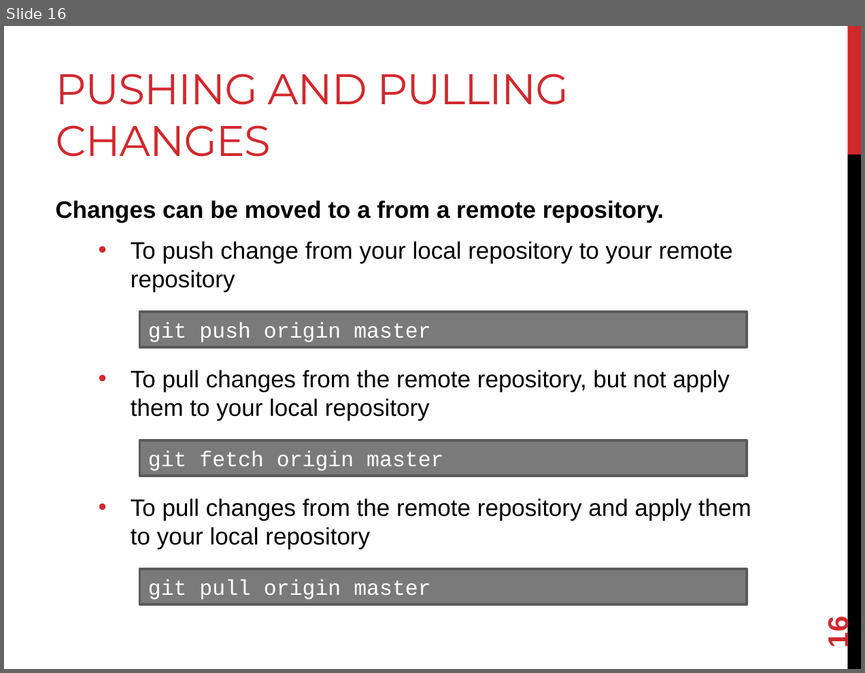
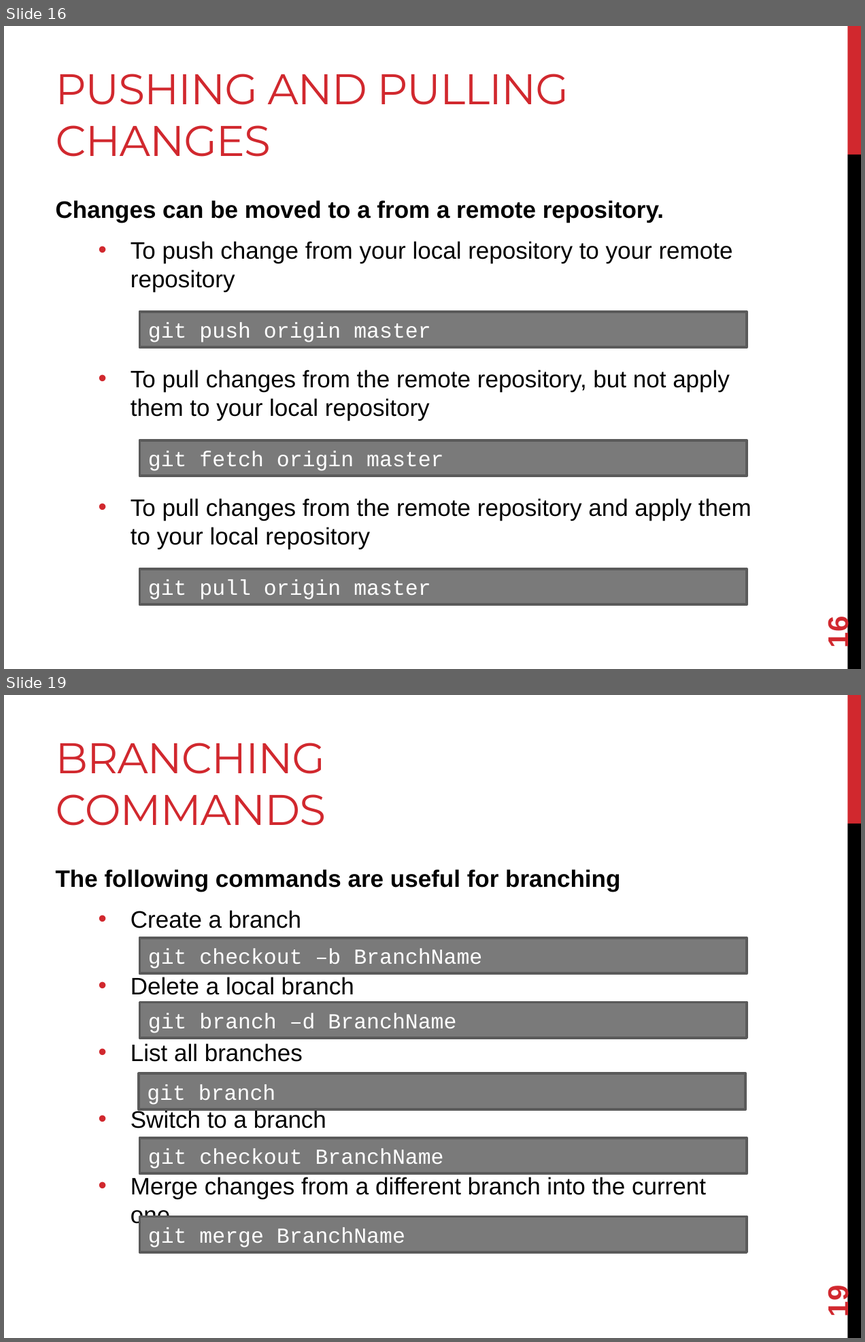
Before and after one commit to joshpeterson/DevelopingConcurrentSoftware, a slide deck: Lectures/Introduction to Distributed Version Control/Introduction to Distributed Version Control.pptx. Shown one above the other, each under a label of ours: slide 16 before the commit, slides 16 and 19 after it; the slides between them are not shown. The pictures are 865x673 and 865x1342 pixels, drawn with LibreOffice and Linux fonts; fonts in the diff are those of the drawing. Boxes give left, top, right and bottom in pixels: in the first picture for what was removed or moved away, otherwise in the second. Text is boxed around its words. In the diff, an @@ line names an element or a change of style, - is before the commit and + after.

```diff
--- a/Lectures/Introduction to Distributed Version Control/Introduction to Distributed Version Control.pptx
+++ b/Lectures/Introduction to Distributed Version Control/Introduction to Distributed Version Control.pptx
@@ slide 19 added at box(4, 695, 861, 1338), background #FFFFFF; not listed: 2 template elements that a slide beside it also shows @@
@@ title added at box(56, 743, 326, 826), 36 pt, text #D1282E @@
+BRANCHING COMMANDS
@@ text added at box(56, 869, 706, 1227), 20 pt, text #000000 @@
+The following commands are useful for branching
+  • Create a branch
+  • Delete a local branch
+  • List all branches
+  • Switch to a branch
+  • Merge changes from a different branch into the current one
@@ rectangle added at box(139, 938, 746, 974), fill #7A7A7A, outline #5A5A5A 2.25 pt, 18 pt, text #FFFFFF @@
+git checkout –b BranchName
@@ rectangle added at box(139, 1002, 746, 1038), fill #7A7A7A, outline #5A5A5A 2.25 pt, 18 pt, text #FFFFFF @@
+git branch –d BranchName
@@ rectangle added at box(139, 1074, 745, 1110), fill #7A7A7A, outline #5A5A5A 2.25 pt, 18 pt, text #FFFFFF @@
+git branch
@@ rectangle added at box(139, 1138, 746, 1174), fill #7A7A7A, outline #5A5A5A 2.25 pt, 18 pt, text #FFFFFF @@
+git checkout BranchName
@@ rectangle added at box(139, 1216, 746, 1252), fill #7A7A7A, outline #5A5A5A 2.25 pt, 18 pt, text #FFFFFF @@
+git merge BranchName
@@ page number added at box(822, 1288, 854, 1317), 24 pt, text #D1282E, bold @@
+19
```
Also in this commit, not shown: 1 slide changed, 2 other slides added.
